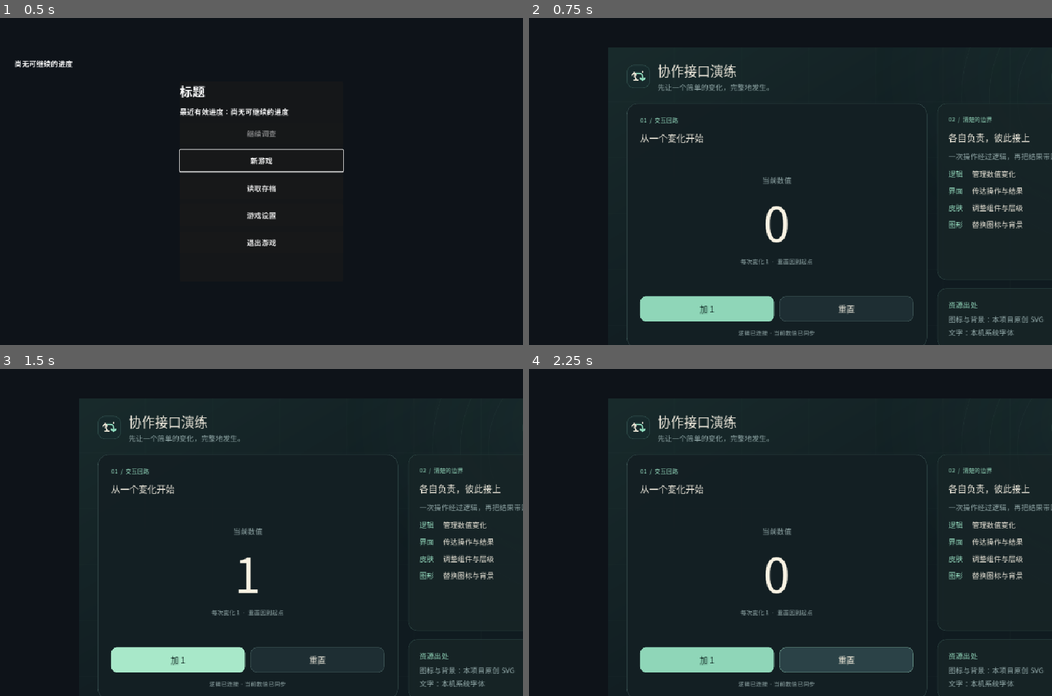
Above: before the commit, frames 1-4 (two rows, left to right).
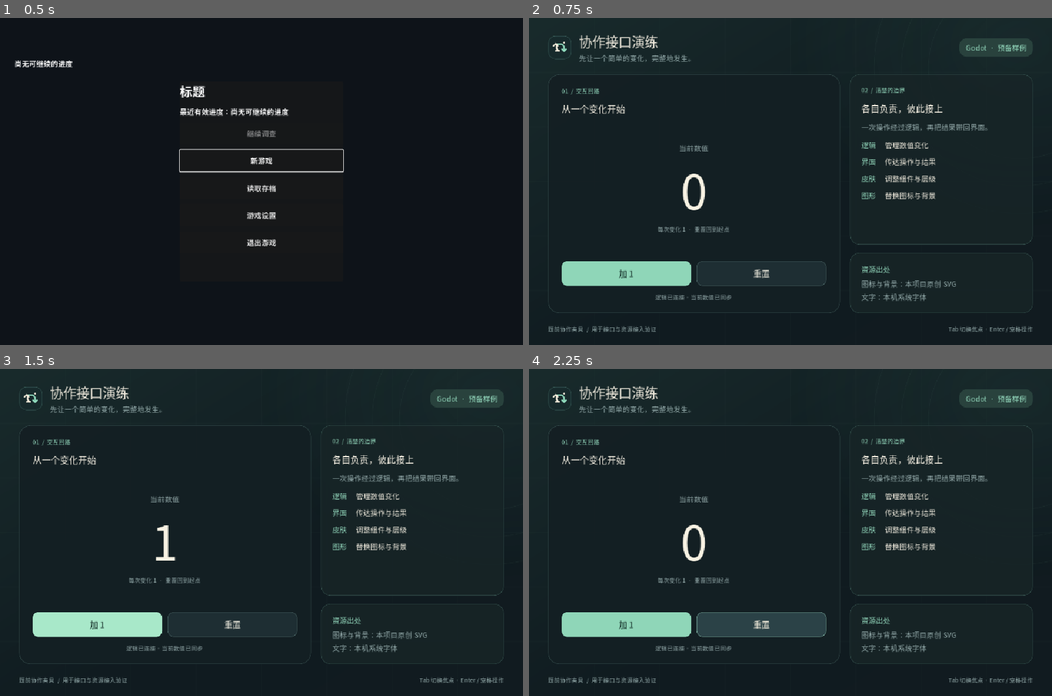
Above: after the commit, the same moments.

Repository: Rossgu25487/gamejam-2026-workspace
Game: Godot game, scene res://main/main.tscn
The game is run twice, just before and just after one commit, with the same random seed, the same clock (stepped at 60 frames per second) and the same inputs.
Inputs:
- Up to frame 1 (0.5 s): no input
- Up to frame 2 (0.75 s): click "新游戏" at 0.5 s
- Up to frame 3 (1.5 s): click "加 1" at 1.25 s
- Up to frame 4 (2.25 s): click "重置" at 2 s

Frame 1 is identical in both runs. In frame 2, 12% of the frame differs, in the area x 3-100%, y 0-100%; in frame 3, 12%; in frame 4, 15%.

Commit message:
恢复导航基线并清除计数界面偏移

Diff:
--- a/game/main/main.tscn
+++ b/game/main/main.tscn
@@ -15,10 +15,10 @@
 [node name="CounterView" parent="." unique_id=106883911 instance=ExtResource("2")]
 visible = false
 layout_mode = 1
-offset_left = 173.0
-offset_top = 64.0
-offset_right = 203.0
-offset_bottom = 78.0
+offset_left = 0.0
+offset_top = 0.0
+offset_right = 0.0
+offset_bottom = 0.0
 
 [node name="TitlePage" type="Control" parent="."]
 layout_mode = 1
